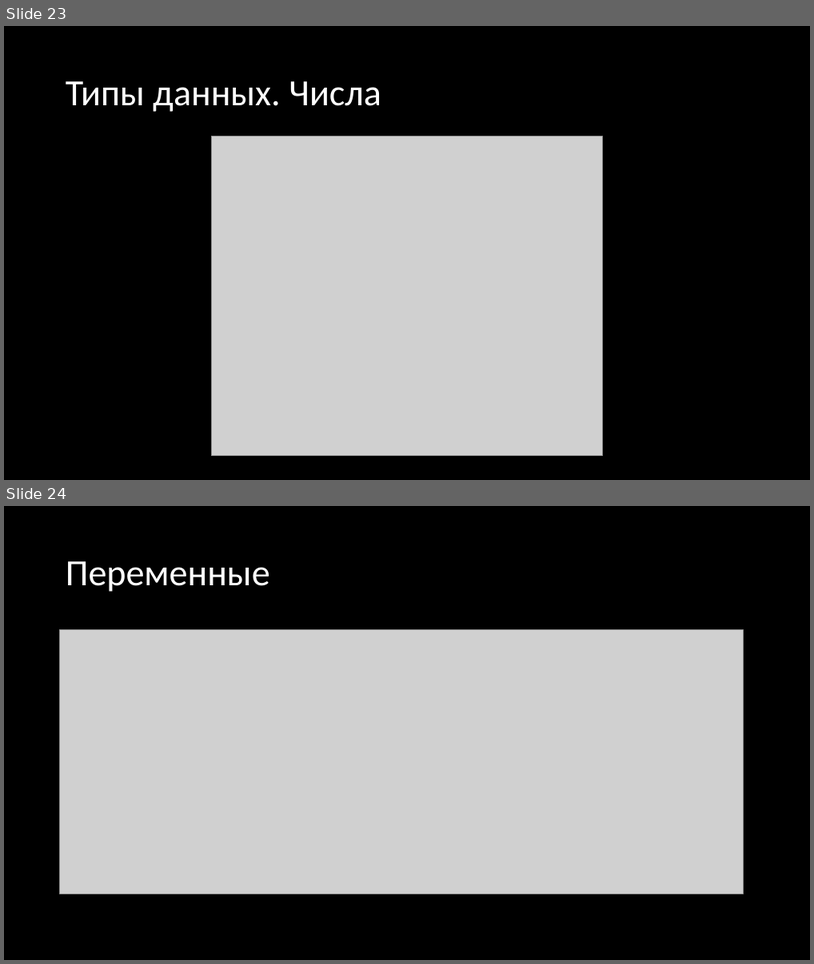
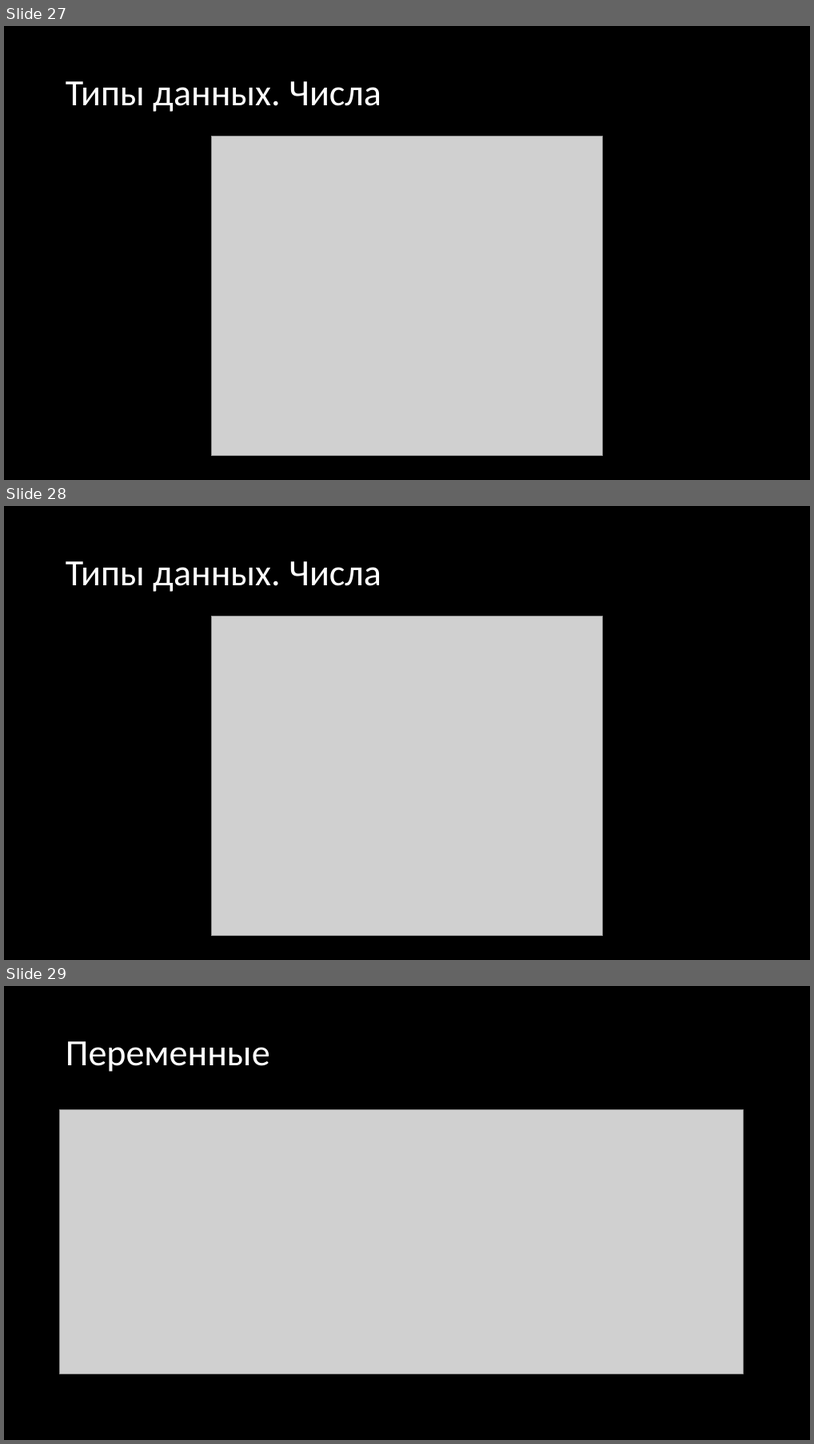
Before and after one commit to stsdmchv/OP-2021, a slide deck: Занятие 1.pptx. Shown one above the other, each under a label of ours: slides 23 and 24 before the commit, slides 27, 28 and 29 after it. The pictures are 814x964 and 814x1444 pixels, drawn with LibreOffice and Linux fonts; fonts in the diff are those of the drawing; grey boxes stand for pictures. Boxes give left, top, right and bottom in pixels: in the first picture for what was removed or moved away, otherwise in the second. Text is boxed around its words. In the diff, an @@ line names an element or a change of style, - is before the commit and + after.

```diff
--- a/Занятие 1.pptx
+++ b/Занятие 1.pptx
@@ slide 28 added at <box>4,506,810,960</box>, background #000000 @@
@@ title added at <box>66,561,382,592</box>, 44 pt, text #FFFFFF @@
+Типы данных. Числа
@@ picture added at <box>211,616,603,936</box> @@
@@ what was slide 23 is now slide 27 @@
@@ what was slide 24 is now slide 29 @@
```
Also in this commit, not shown: 7 slides changed, 5 other slides added.
